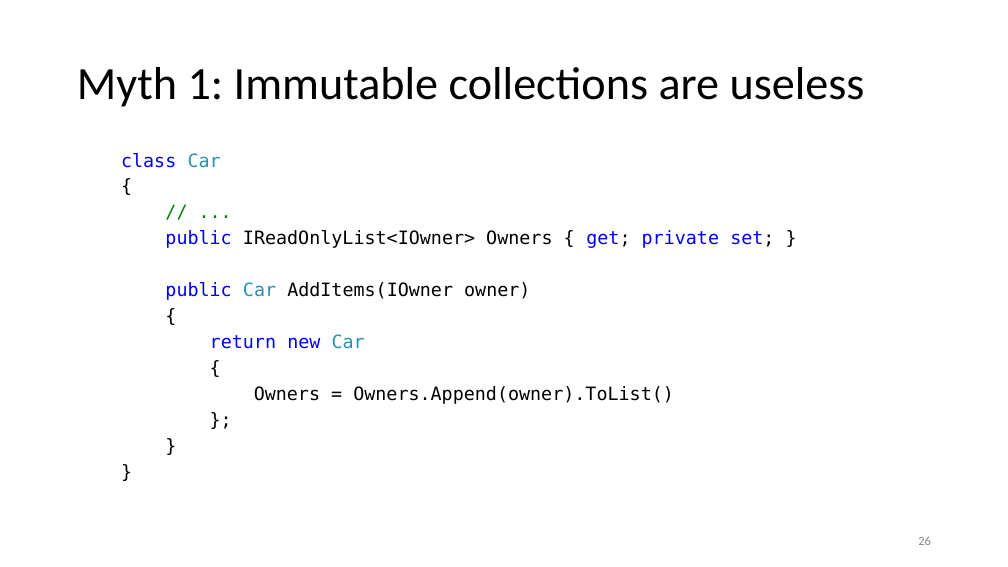
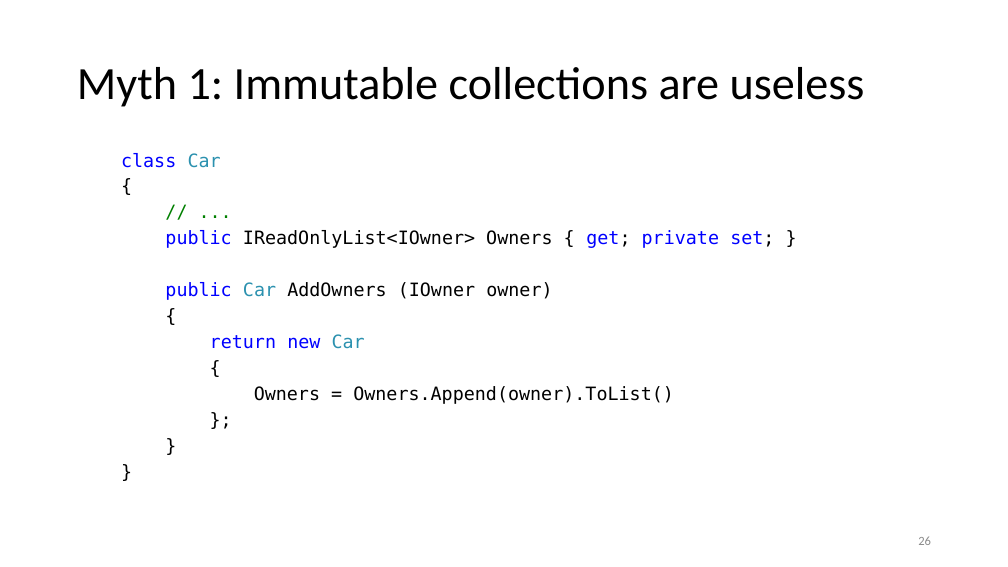
Before and after one commit to kugushev/presentations, a slide deck: slide 26 of Presentation.pptx. Drawn at 1008x567 pixels with LibreOffice and Linux fonts; fonts in the diff are those of the drawing. Boxes give left, top, right and bottom in pixels: in the first picture for what was removed or moved away, otherwise in the second. Text is boxed around its words. In the diff, an @@ line names an element or a change of style, - is before the commit and + after.

```diff
--- a/Presentation.pptx
+++ b/Presentation.pptx
@@ text at <box>165,282,552,300</box>: text changed @@
-public Car AddItems(IOwner owner)
+public Car AddOwners (IOwner owner)
```
Also in this commit, not shown: 3 other slides changed.
